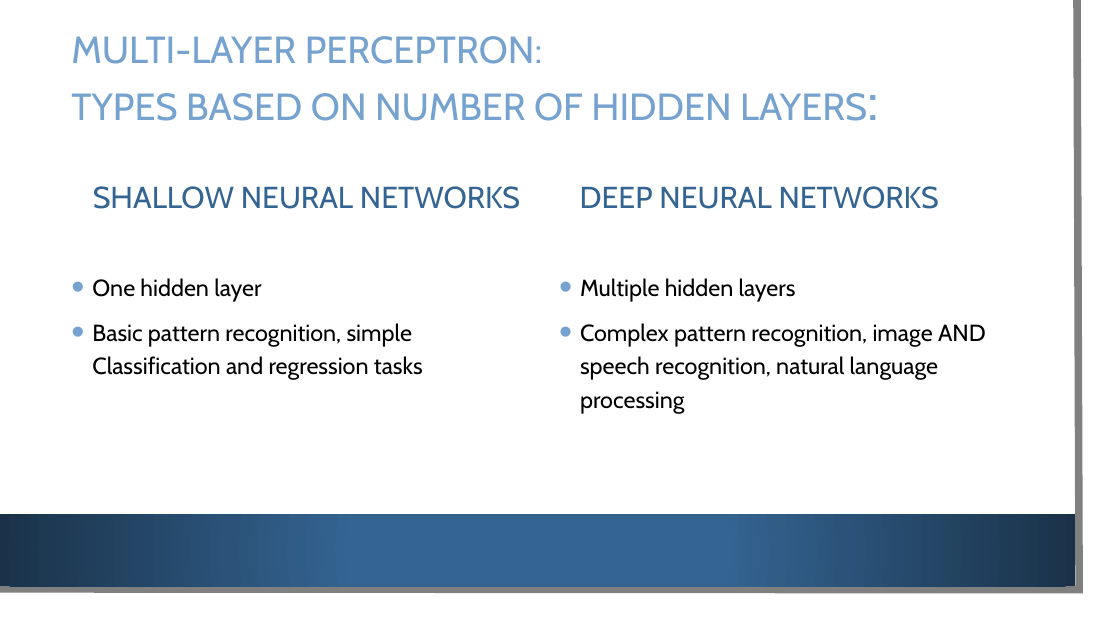
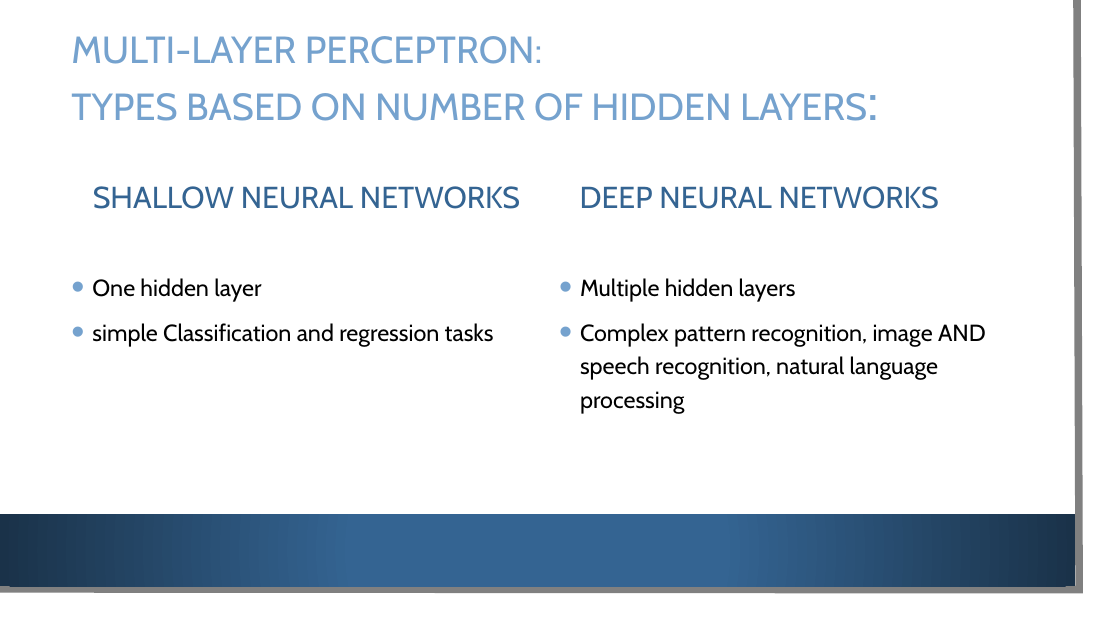
Before and after one commit to SajidMajeed92/PGD-Deep-Learning-2024, a slide deck: slide 5 of Lectures/MLP.pptx. Drawn at 1120x630 pixels with LibreOffice and Linux fonts; fonts in the diff are those of the drawing; background and template pictures are left out. Boxes give left, top, right and bottom in pixels: in the first picture for what was removed or moved away, otherwise in the second. Text is boxed around its words. In the diff, an @@ line names an element or a change of style, - is before the commit and + after.

```diff
--- a/Lectures/MLP.pptx
+++ b/Lectures/MLP.pptx
@@ text at (92,323,494,347): text changed @@
-• Basic pattern recognition, simple Classification and regression tasks
+• simple Classification and regression tasks
```
Also in this commit, not shown: 3 other slides changed, 2 other files.
